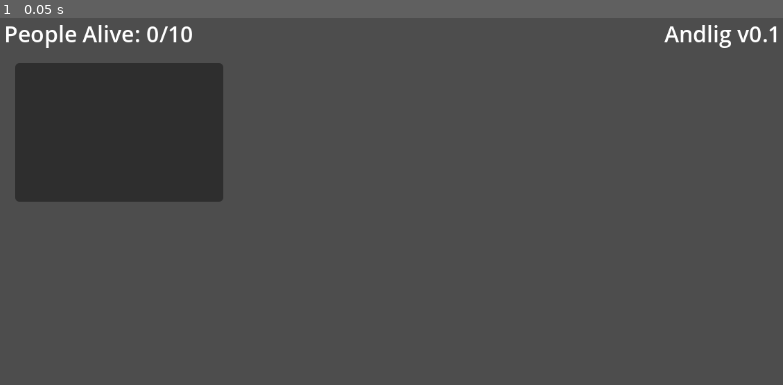
Above: before the commit, frame 1.
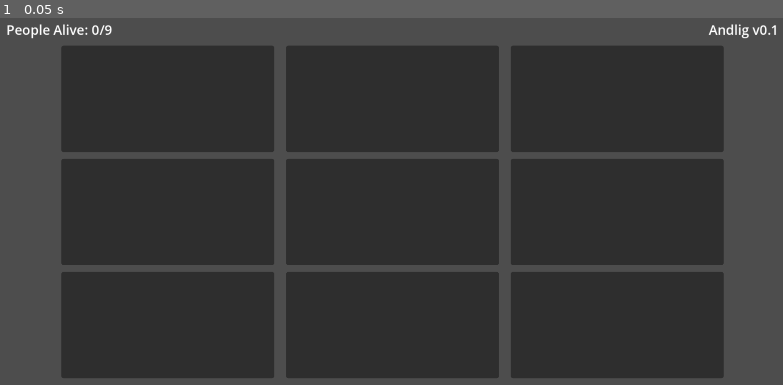
Above: after the commit, the same moment.

Repository: TheTwoBoom/andlig
Game: Godot game, scene res://game.tscn
Same seed, same stepped clock (60 frames per second), same inputs: the game is played once before the commit and once after it. The project has no main scene, so this scene is started directly.
Inputs:
- Up to frame 1 (0.05 s): no input

The runs differ from the first frame. In frame 1, 67% of the frame differs, in the area x 0-100%, y 1-99%.

Commit message:
Added first UI Prototype

Diff:
--- a/game.tscn
+++ b/game.tscn
@@ -27,13 +27,14 @@
 anchor_bottom = 1.0
 grow_horizontal = 2
 grow_vertical = 2
-theme_override_constants/margin_left = 16
-theme_override_constants/margin_top = 16
-theme_override_constants/margin_right = 16
-theme_override_constants/margin_bottom = 16
+theme_override_constants/margin_left = 32
+theme_override_constants/margin_top = 32
+theme_override_constants/margin_right = 32
+theme_override_constants/margin_bottom = 32
 
 [node name="VBoxContainer" type="VBoxContainer" parent="MarginContainer"]
 layout_mode = 2
+theme_override_constants/separation = 16
 
 [node name="HBoxContainer" type="HBoxContainer" parent="MarginContainer/VBoxContainer"]
 layout_mode = 2
@@ -43,7 +44,7 @@
 layout_mode = 2
 size_flags_horizontal = 3
 theme_override_font_sizes/font_size = 32
-text = "People Alive: 0/10"
+text = "People Alive: 0/9"
 
 [node name="Label" type="Label" parent="MarginContainer/VBoxContainer/HBoxContainer"]
 layout_mode = 2
@@ -52,17 +53,57 @@
 horizontal_alignment = 2
 vertical_alignment = 1
 
-[node name="MarginContainer" type="MarginContainer" parent="MarginContainer/VBoxContainer"]
-layout_mode = 2
-theme_override_constants/margin_left = 16
-theme_override_constants/margin_top = 16
-theme_override_constants/margin_right = 16
-theme_override_constants/margin_bottom = 16
-
-[node name="GridContainer" type="GridContainer" parent="MarginContainer/VBoxContainer/MarginContainer"]
+[node name="CenterContainer" type="CenterContainer" parent="MarginContainer/VBoxContainer"]
 layout_mode = 2
 
-[node name="PanelContainer" type="PanelContainer" parent="MarginContainer/VBoxContainer/MarginContainer/GridContainer"]
-custom_minimum_size = Vector2(300, 200)
+[node name="GridContainer" type="GridContainer" parent="MarginContainer/VBoxContainer/CenterContainer"]
+layout_mode = 2
+size_flags_horizontal = 0
+theme_override_constants/h_separation = 28
+theme_override_constants/v_separation = 16
+columns = 3
+
+[node name="PanelContainer" type="PanelContainer" parent="MarginContainer/VBoxContainer/CenterContainer/GridContainer"]
+custom_minimum_size = Vector2(512, 256)
 layout_mode = 2
 theme_override_styles/panel = SubResource("StyleBoxFlat_mwb40")
+
+[node name="PanelContainer2" type="PanelContainer" parent="MarginContainer/VBoxContainer/CenterContainer/GridContainer"]
+custom_minimum_size = Vector2(512, 256)
+layout_mode = 2
+theme_override_styles/panel = SubResource("StyleBoxFlat_mwb40")
+
+[node name="PanelContainer3" type="PanelContainer" parent="MarginContainer/VBoxContainer/CenterContainer/GridContainer"]
+custom_minimum_size = Vector2(512, 256)
+layout_mode = 2
+theme_override_styles/panel = SubResource("StyleBoxFlat_mwb40")
+
+[node name="PanelContainer4" type="PanelContainer" parent="MarginContainer/VBoxContainer/CenterContainer/GridContainer"]
+custom_minimum_size = Vector2(512, 256)
+layout_mode = 2
+theme_override_styles/panel = SubResource("StyleBoxFlat_mwb40")
+
+[node name="PanelContainer5" type="PanelContainer" parent="MarginContainer/VBoxContainer/CenterContainer/GridContainer"]
+custom_minimum_size = Vector2(512, 256)
+layout_mode = 2
+theme_override_styles/panel = SubResource("StyleBoxFlat_mwb40")
+
+[node name="PanelContainer6" type="PanelContainer" parent="MarginContainer/VBoxContainer/CenterContainer/GridContainer"]
+custom_minimum_size = Vector2(512, 256)
+layout_mode = 2
+theme_override_styles/panel = SubResource("StyleBoxFlat_mwb40")
+
+[node name="PanelContainer7" type="PanelContainer" parent="MarginContainer/VBoxContainer/CenterContainer/GridContainer"]
+custom_minimum_size = Vector2(512, 256)
+layout_mode = 2
+theme_override_styles/panel = SubResource("StyleBoxFlat_mwb40")
+
+[node name="PanelContainer8" type="PanelContainer" parent="MarginContainer/VBoxContainer/CenterContainer/GridContainer"]
+custom_minimum_size = Vector2(512, 256)
+layout_mode = 2
+theme_override_styles/panel = SubResource("StyleBoxFlat_mwb40")
+
+[node name="PanelContainer9" type="PanelContainer" parent="MarginContainer/VBoxContainer/CenterContainer/GridContainer"]
+custom_minimum_size = Vector2(512, 256)
+layout_mode = 2
+theme_override_styles/panel = SubResource("StyleBoxFlat_mwb40")
--- a/project.godot
+++ b/project.godot
@@ -13,6 +13,11 @@
 config/name="Andlig"
 config/features=PackedStringArray("4.5", "GL Compatibility")
 
+[display]
+
+window/size/viewport_width=1920
+window/size/viewport_height=1080
+
 [rendering]
 
 renderer/rendering_method="gl_compatibility"
